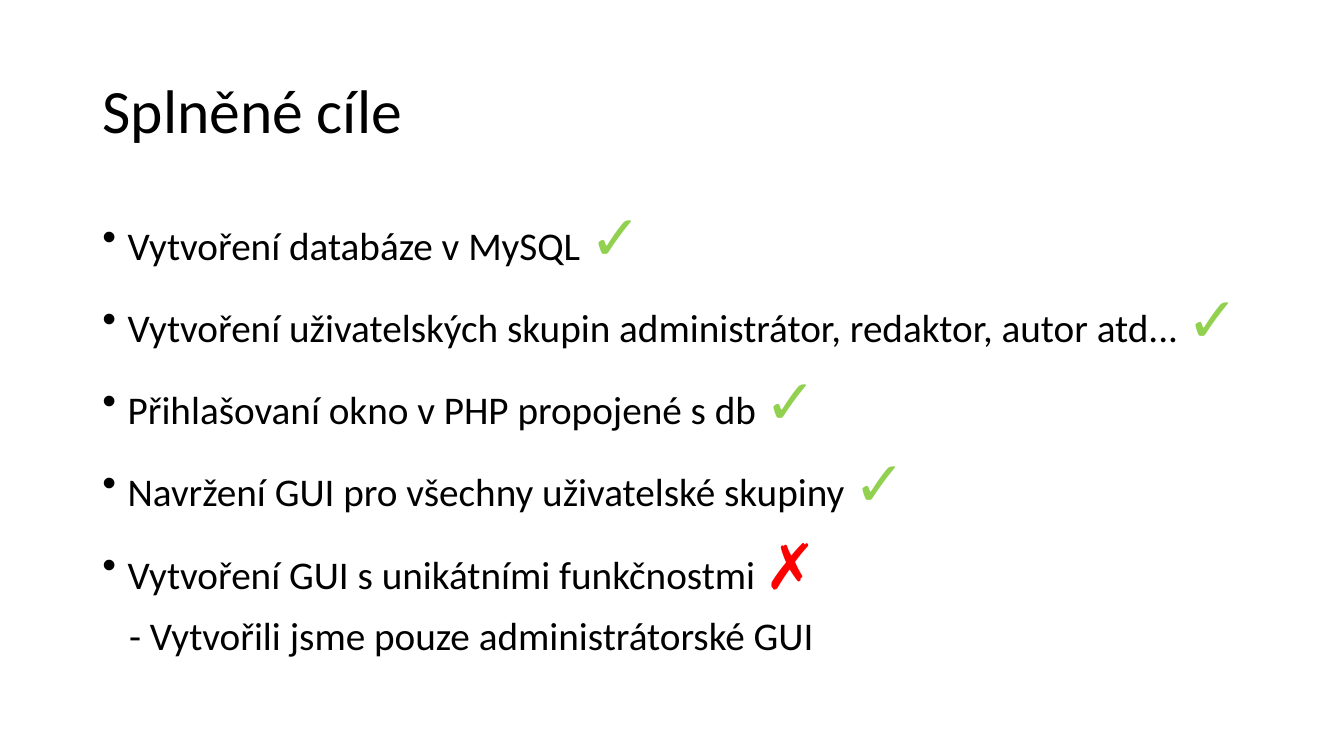
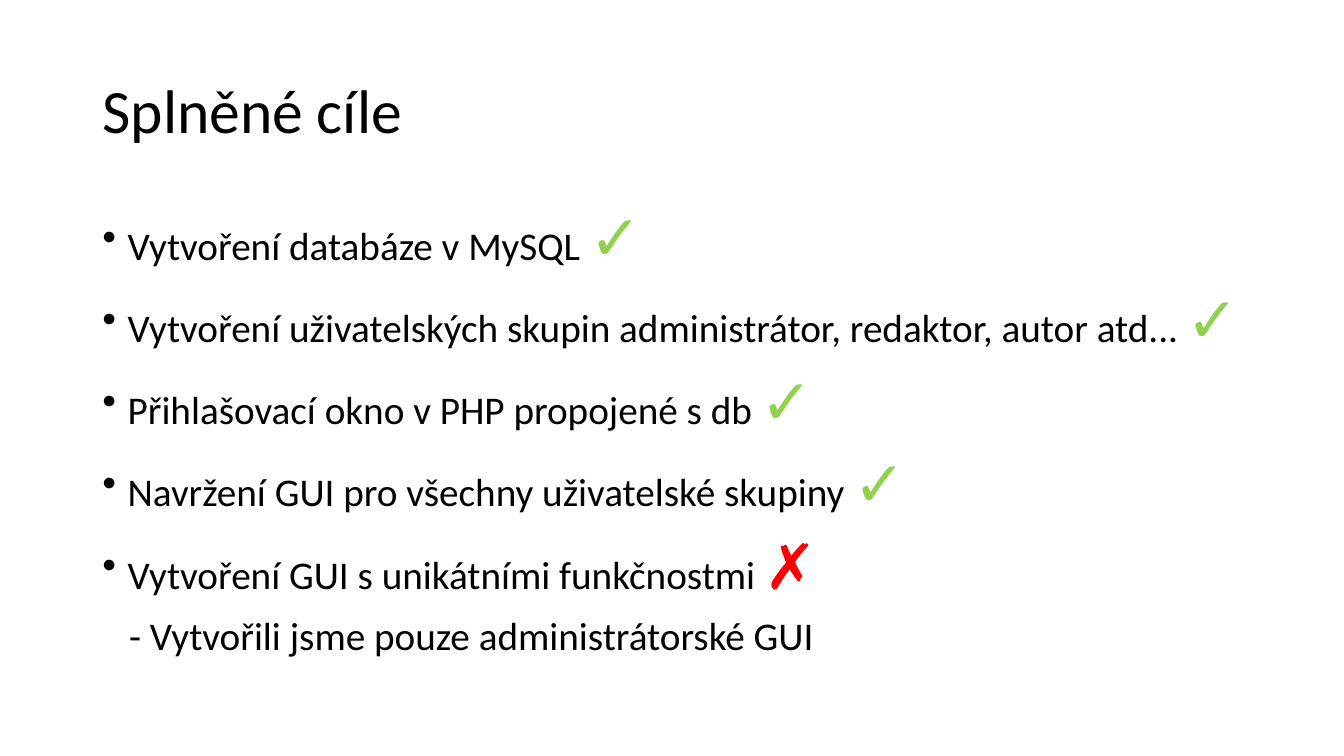
Before and after one commit to MichalNovak/totallyprofessionals, a slide deck: slide 3 of Totally Professionals.pptx. Drawn at 1344x756 pixels with LibreOffice and Linux fonts; fonts in the diff are those of the drawing. Boxes give left, top, right and bottom in pixels: in the first picture for what was removed or moved away, otherwise in the second. Text is boxed around its words. In the diff, an @@ line names an element or a change of style, - is before the commit and + after.

```diff
--- a/Totally Professionals.pptx
+++ b/Totally Professionals.pptx
@@ text at [128,396,752,431]: text changed @@
-• Přihlašovaní okno v PHP propojené s db ✓
+• Přihlašovací okno v PHP propojené s db ✓
```
Also in this commit, not shown: 1 other slide changed.
